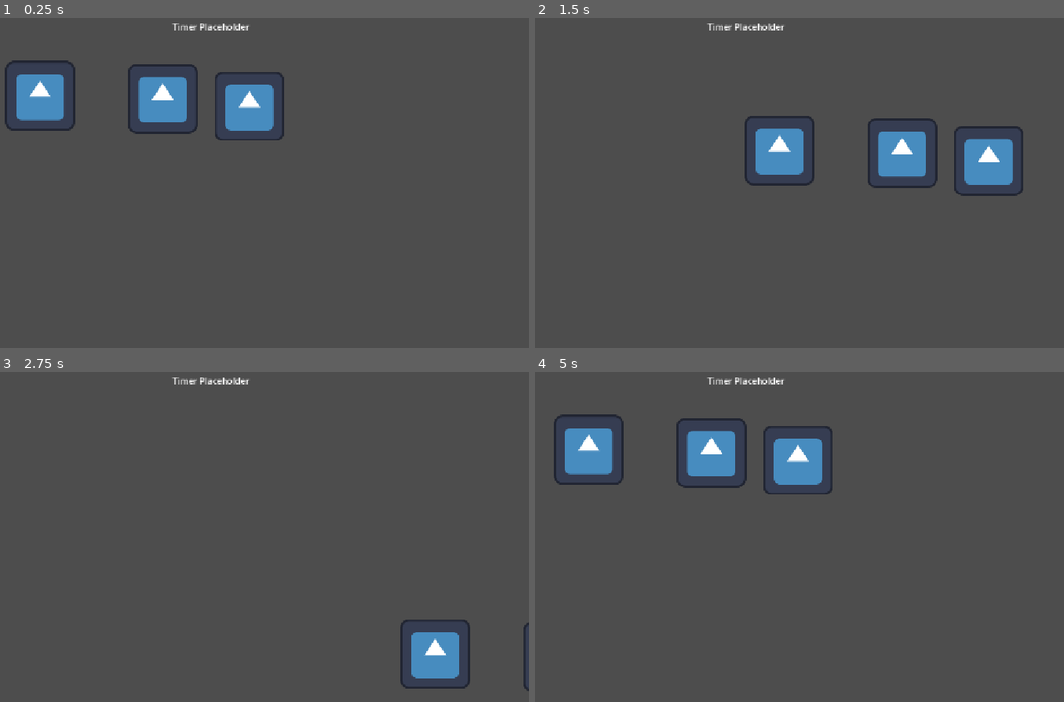
Above: before the commit, frames 1-4 (two rows, left to right).
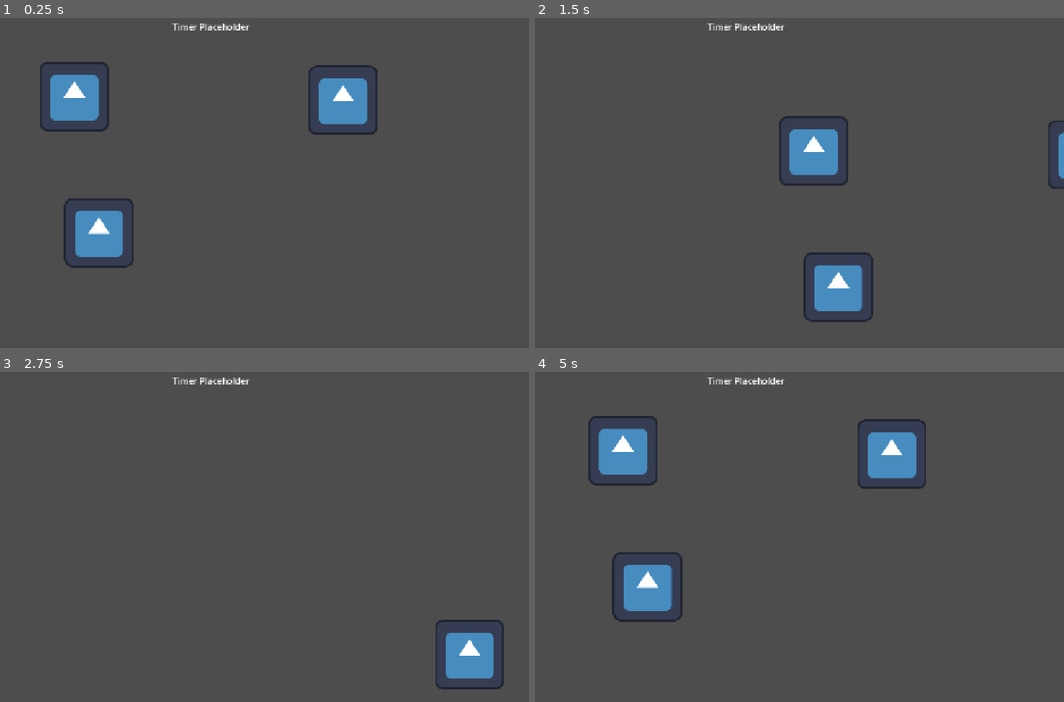
Above: after the commit, the same moments.

Repository: tszyana/SenselessChefs
Game: Godot game, scene res://scenes/kitchen.tscn
The game is run twice, just before and just after one commit, with the same random seed, the same clock (stepped at 60 frames per second) and the same inputs. This scene is started directly instead of the project's main scene. The engine's default icon, where the game draws it, is replaced by a stand-in: a white triangle on a blue panel in a dark square.
Inputs:
- Up to frame 1 (0.25 s): no input
- Up to frame 2 (1.5 s): tap Enter at 0.5 s; hold Right (right) 0.53-1.28 s; hold S (down) from 1.28 s (still down)
- Up to frame 3 (2.75 s): release S (down) at 2.03 s; hold Right (right) from 2.03 s (still down)
- Up to frame 4 (5 s): release Right (right) at 2.78 s; hold Up (up) 2.78-3.53 s; hold Left (left) from 3.53 s (still down)

The runs differ from the first frame. In frame 1, 8.8% of the frame differs, in the area x 0-72%, y 12-76%; in frame 2, 7.4%; in frame 3, 2.3%; in frame 4, 8.9%, in the area x 3-74%, y 12-76%.

Commit message:
Added collisions for amenities and removed main (again)

Diff:
--- a/scenes/kitchen.tscn
+++ b/scenes/kitchen.tscn
@@ -5,21 +5,39 @@
 [ext_resource type="PackedScene" uid="uid://bn2k5w2cgyjes" path="res://scenes/player_blind.tscn" id="3_c621a"]
 [ext_resource type="Script" uid="uid://bqtcygqafkwk0" path="res://scripts/timer_label.gd" id="4_bems3"]
 
-[sub_resource type="CircleShape2D" id="CircleShape2D_vqp8a"]
-radius = 118.0
+[sub_resource type="RectangleShape2D" id="RectangleShape2D_bems3"]
+size = Vector2(103, 103)
+
+[sub_resource type="RectangleShape2D" id="RectangleShape2D_vqp8a"]
+size = Vector2(244.25, 338.75)
+
+[sub_resource type="RectangleShape2D" id="RectangleShape2D_25ren"]
+size = Vector2(201.25, 176.5)
+
+[sub_resource type="RectangleShape2D" id="RectangleShape2D_r3xp1"]
+size = Vector2(113, 130)
+
+[sub_resource type="RectangleShape2D" id="RectangleShape2D_twnsb"]
+size = Vector2(96.5, 172.75)
+
+[sub_resource type="RectangleShape2D" id="RectangleShape2D_8ixu5"]
+size = Vector2(108.25, 152.5)
+
+[sub_resource type="RectangleShape2D" id="RectangleShape2D_bh1ot"]
+size = Vector2(185, 128)
 
 [node name="Main" type="Node2D" unique_id=1947100178]
 
 [node name="Players" type="Node2D" parent="." unique_id=1408460873]
 
 [node name="MutePlayer" parent="Players" unique_id=102776357 instance=ExtResource("1_01sk3")]
-position = Vector2(639, 204)
+position = Vector2(811, 193)
 
 [node name="DeafPlayer" parent="Players" unique_id=1982512972 instance=ExtResource("2_jtesv")]
-position = Vector2(480, 190)
+position = Vector2(363, 436)
 
 [node name="BlindPlayer" parent="Players" unique_id=1426497895 instance=ExtResource("3_c621a")]
-position = Vector2(255, 185)
+position = Vector2(318, 186)
 
 [node name="Control" type="Control" parent="." unique_id=751850616]
 layout_mode = 3
@@ -48,6 +66,68 @@
 
 [node name="Area2D" type="Area2D" parent="TrashCan" unique_id=1850943327]
 
-[node name="CollisionShape2D" type="CollisionShape2D" parent="TrashCan/Area2D" unique_id=1897936257]
-position = Vector2(1022, 225)
-shape = SubResource("CircleShape2D_vqp8a")
+[node name="TrashCollision" type="CollisionShape2D" parent="TrashCan/Area2D" unique_id=1897936257]
+position = Vector2(1081, 96)
+shape = SubResource("RectangleShape2D_bems3")
+
+[node name="Counter" type="Node2D" parent="." unique_id=2115739603]
+
+[node name="Sprite2D" type="Sprite2D" parent="Counter" unique_id=751030044]
+
+[node name="Area2D" type="Area2D" parent="Counter" unique_id=1749665342]
+
+[node name="CounterCollision" type="CollisionShape2D" parent="Counter/Area2D" unique_id=776533585]
+position = Vector2(580, 314)
+shape = SubResource("RectangleShape2D_vqp8a")
+
+[node name="Stove" type="Node2D" parent="." unique_id=593861155]
+
+[node name="Sprite2D" type="Sprite2D" parent="Stove" unique_id=1435088941]
+
+[node name="Area2D" type="Area2D" parent="Stove/Sprite2D" unique_id=839814384]
+
+[node name="StoveCollision" type="CollisionShape2D" parent="Stove/Sprite2D/Area2D" unique_id=1179525506]
+position = Vector2(105, 430)
+shape = SubResource("RectangleShape2D_25ren")
+
+[node name="ChoppingBoard" type="Node2D" parent="." unique_id=1978225571]
+
+[node name="Sprite2D" type="Sprite2D" parent="ChoppingBoard" unique_id=1307206778]
+
+[node name="Area2D" type="Area2D" parent="ChoppingBoard" unique_id=1972647374]
+
+[node name="ChoppingCollision" type="CollisionShape2D" parent="ChoppingBoard/Area2D" unique_id=1925752975]
+position = Vector2(1087, 280)
+shape = SubResource("RectangleShape2D_r3xp1")
+
+[node name="Oven" type="Node2D" parent="." unique_id=1466359447]
+position = Vector2(1, 0)
+
+[node name="Sprite2D" type="Sprite2D" parent="Oven" unique_id=293571983]
+
+[node name="Area2D" type="Area2D" parent="Oven" unique_id=1766410360]
+position = Vector2(-1, 0)
+
+[node name="OvenCollision" type="CollisionShape2D" parent="Oven/Area2D" unique_id=2109224326]
+position = Vector2(88, 172)
+shape = SubResource("RectangleShape2D_twnsb")
+
+[node name="Sink" type="Node2D" parent="." unique_id=1988499384]
+
+[node name="Sprite2D" type="Sprite2D" parent="Sink" unique_id=1414805607]
+
+[node name="Area2D" type="Area2D" parent="Sink" unique_id=69757491]
+
+[node name="SinkCollision" type="CollisionShape2D" parent="Sink/Area2D" unique_id=1976227123]
+position = Vector2(1088, 433)
+shape = SubResource("RectangleShape2D_8ixu5")
+
+[node name="Fridge" type="Node2D" parent="." unique_id=1282882871]
+
+[node name="Sprite2D" type="Sprite2D" parent="Fridge" unique_id=1894465361]
+
+[node name="Area2D" type="Area2D" parent="Fridge" unique_id=728353075]
+
+[node name="FridgeCollision" type="CollisionShape2D" parent="Fridge/Area2D" unique_id=1575431469]
+position = Vector2(1050, 582)
+shape = SubResource("RectangleShape2D_bh1ot")
--- a/scenes/main.tscn
+++ /dev/null
@@ -1,15 +0,0 @@
-[gd_scene format=3 uid="uid://b2u432hptgkgx"]
-
-[ext_resource type="PackedScene" uid="uid://bkrucl6g84xoa" path="res://scenes/player_mute.tscn" id="1_sugp2"]
-[ext_resource type="PackedScene" uid="uid://de2ugp7o5yyaa" path="res://scenes/player_deaf.tscn" id="2_jyhfs"]
-[ext_resource type="PackedScene" uid="uid://bn2k5w2cgyjes" path="res://scenes/player_blind.tscn" id="3_tbgi4"]
-
-[node name="Main" type="Node2D" unique_id=1947100178]
-
-[node name="Players" type="Node2D" parent="." unique_id=1076948618]
-
-[node name="MutePlayer" parent="Players" unique_id=102776357 instance=ExtResource("1_sugp2")]
-
-[node name="DeafPlayer" parent="Players" unique_id=1240639144 instance=ExtResource("2_jyhfs")]
-
-[node name="BlindPlayer" parent="Players" unique_id=1041076819 instance=ExtResource("3_tbgi4")]
